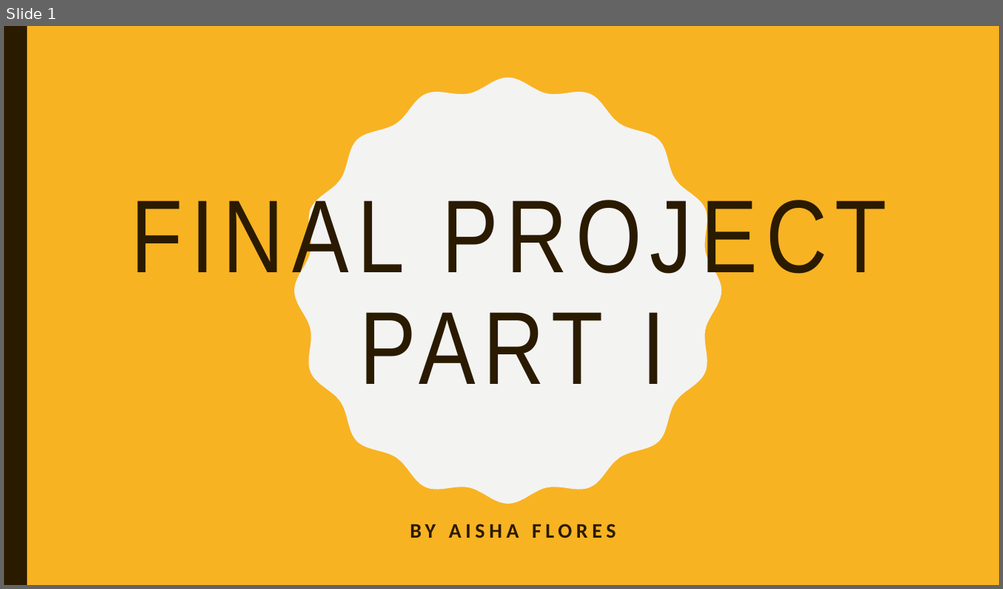
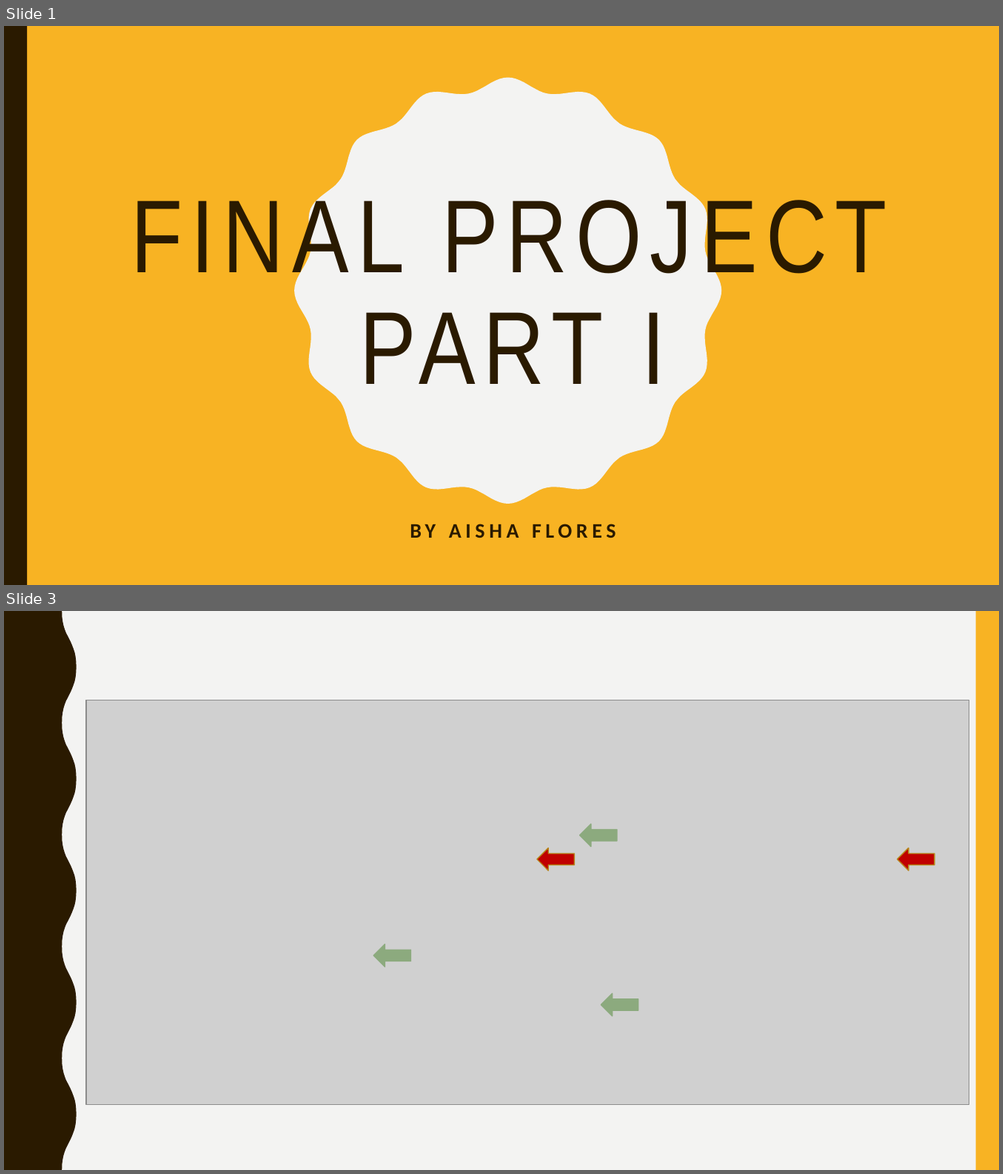
Before and after one commit to pyroalf/ga-data-science, a slide deck: Final Project/Part I/Presentation1.pptx. Shown one above the other, each under a label of ours: slide 1 before the commit, slides 1 and 3 after it; the slides between them are not shown. The pictures are 1003x589 and 1003x1174 pixels, drawn with LibreOffice and Linux fonts; fonts in the diff are those of the drawing; grey boxes stand for pictures. Boxes give left, top, right and bottom in pixels: in the first picture for what was removed or moved away, otherwise in the second. Text is boxed around its words. In the diff, an @@ line names an element or a change of style, - is before the commit and + after.

```diff
--- a/Final Project/Part I/Presentation1.pptx
+++ b/Final Project/Part I/Presentation1.pptx
@@ slide 3 added at bbox=[4, 611, 999, 1170], background #F3F3F2 @@
@@ freeform shape added at bbox=[4, 611, 77, 1170], fill #2A1A00 @@
@@ rectangle added at bbox=[976, 611, 999, 1170], fill #F8B323 @@
@@ picture added at bbox=[86, 701, 969, 1105] @@
@@ left arrow added at bbox=[579, 824, 617, 847], fill #8CAA7E, outline #8CAA7E 1 pt @@
@@ left arrow added at bbox=[537, 849, 574, 871], fill #C00000, outline #B7841A 1 pt @@
@@ left arrow added at bbox=[897, 849, 934, 871], fill #C00000, outline #B7841A 1 pt @@
@@ left arrow added at bbox=[373, 945, 410, 967], fill #8CAA7E, outline #8CAA7E 1 pt @@
@@ left arrow added at bbox=[601, 994, 638, 1016], fill #8CAA7E, outline #8CAA7E 1 pt @@
```
Also in this commit, not shown: 2 slides changed, 1 slide removed, 1 other file.
